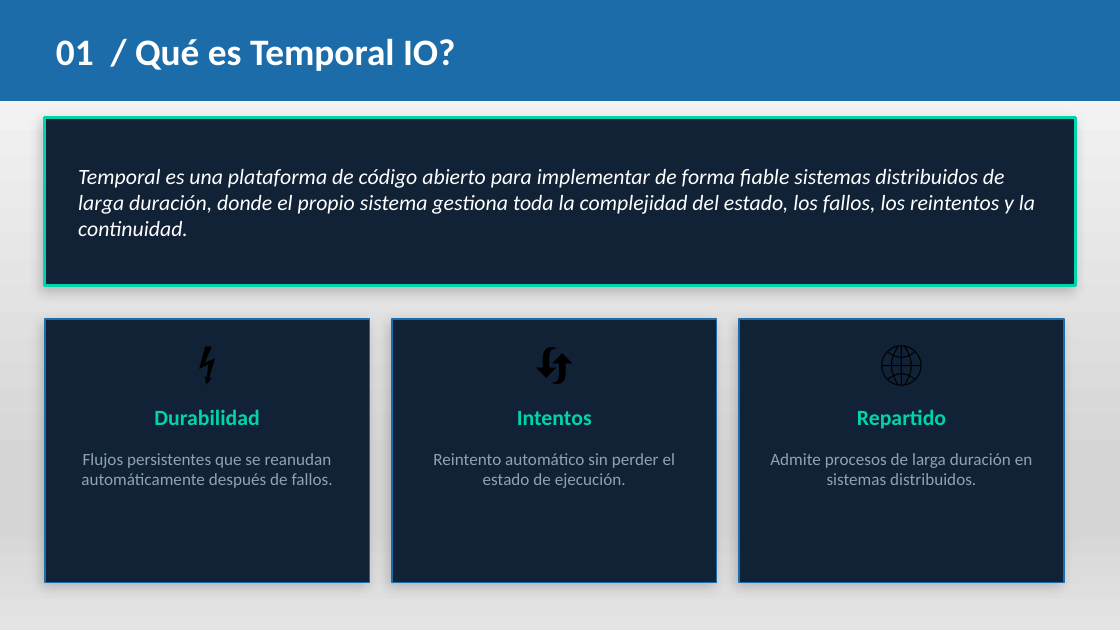
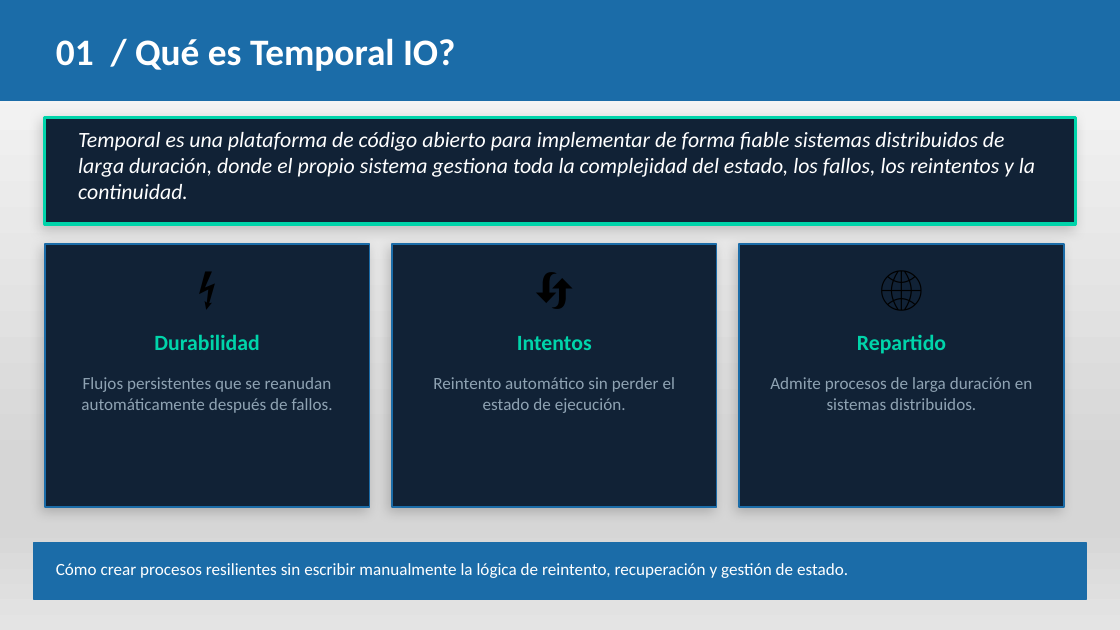
Before and after one commit to pedro-bvf/Temporal-IO, a slide deck: slide 4 of Temporal_IO_es.pptx (slide 3 before the commit). Drawn at 1120x630 pixels with LibreOffice and Linux fonts; fonts in the diff are those of the drawing. Boxes give left, top, right and bottom in pixels: in the first picture for what was removed or moved away, otherwise in the second. Text is boxed around its words. In the diff, an @@ line names an element or a change of style, - is before the commit and + after.

```diff
--- a/Temporal_IO_es.pptx
+++ b/Temporal_IO_es.pptx
@@ rectangle: place and size @@
-rectangle at (45, 118, 1075, 286)
+rectangle at (45, 118, 1075, 224)
@@ text "Temporal es una plataforma de ...": place and size @@
-text "Temporal es una plataforma de ..." at (78, 169, 1035, 236)
+text "Temporal es una plataforma de ..." at (78, 132, 1035, 199)
@@ 9 texts, 3 rectangles: place and size @@
-9 texts, 3 rectangles at (45, 319, 1064, 582)
+9 texts, 3 rectangles at (45, 244, 1064, 507)
@@ rectangle added at (34, 543, 1086, 599), fill #1B6CA8, outline #1B6CA8 1 pt @@
@@ text added at (56, 563, 848, 578), 11 pt, text #FFFFFF @@
+Cómo crear procesos resilientes sin escribir manualmente la lógica de reintento, recuperación y gestión de estado.
```
Also in this commit, not shown: 6 other slides changed, 1 slide added, 2 slides removed, 3 other files.
